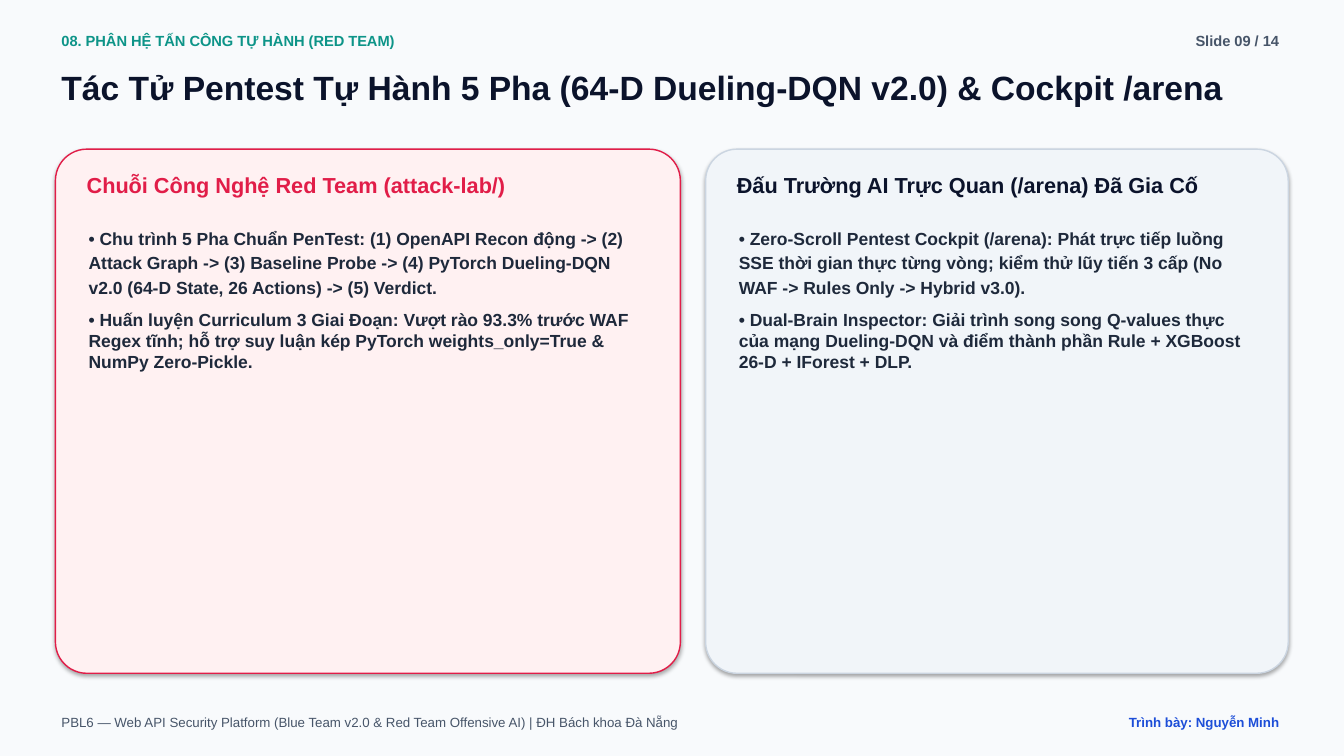
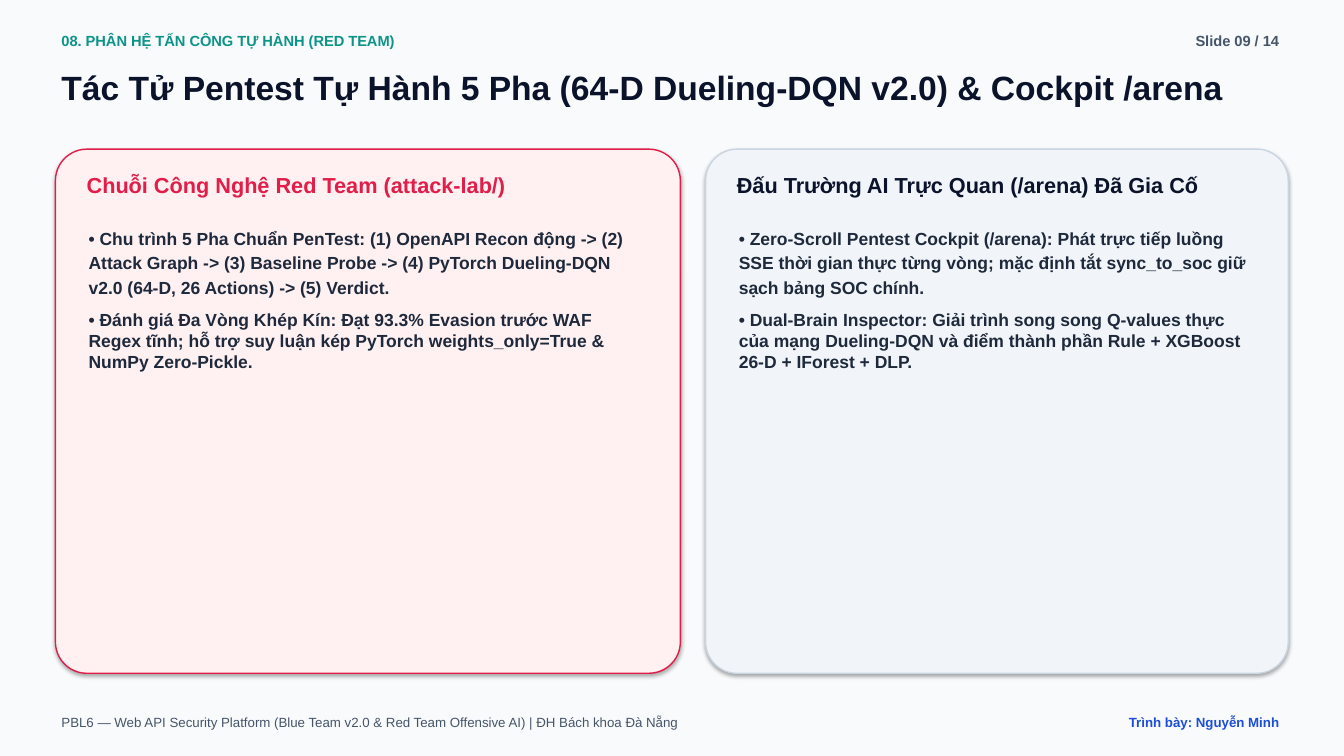
Before and after one commit to vcongggggg/pbl6, a slide deck: slide 9 of docs/reports/PBL6_Academic_Defense_Slides.pptx. Drawn at 1344x756 pixels with LibreOffice and Linux fonts; fonts in the diff are those of the drawing. Boxes give left, top, right and bottom in pixels: in the first picture for what was removed or moved away, otherwise in the second. Text is boxed around its words. In the diff, an @@ line names an element or a change of style, - is before the commit and + after.

```diff
--- a/docs/reports/PBL6_Academic_Defense_Slides.pptx
+++ b/docs/reports/PBL6_Academic_Defense_Slides.pptx
@@ text at (89,231,623,372): text changed @@
-• Chu trình 5 Pha Chuẩn PenTest: (1) OpenAPI Recon động -> (2) Attack Graph -> (3) Baseline Probe -> (4) PyTorch Dueling-DQN v2.0 (64-D State, 26 Actions) -> (5) Verdict.
-• Huấn luyện Curriculum 3 Giai Đoạn: Vượt rào 93.3% trước WAF Regex tĩnh; hỗ trợ suy luận kép PyTorch weights_only=True & NumPy Zero-Pickle.
+• Chu trình 5 Pha Chuẩn PenTest: (1) OpenAPI Recon động -> (2) Attack Graph -> (3) Baseline Probe -> (4) PyTorch Dueling-DQN v2.0 (64-D, 26 Actions) -> (5) Verdict.
+• Đánh giá Đa Vòng Khép Kín: Đạt 93.3% Evasion trước WAF Regex tĩnh; hỗ trợ suy luận kép PyTorch weights_only=True & NumPy Zero-Pickle.
@@ text at (739,231,1245,298): text changed @@
-• Zero-Scroll Pentest Cockpit (/arena): Phát trực tiếp luồng SSE thời gian thực từng vòng; kiểm thử lũy tiến 3 cấp (No WAF -> Rules Only -> Hybrid v3.0).
+• Zero-Scroll Pentest Cockpit (/arena): Phát trực tiếp luồng SSE thời gian thực từng vòng; mặc định tắt sync_to_soc giữ sạch bảng SOC chính.
```
Also in this commit, not shown: 4 other slides changed, 27 other files.
